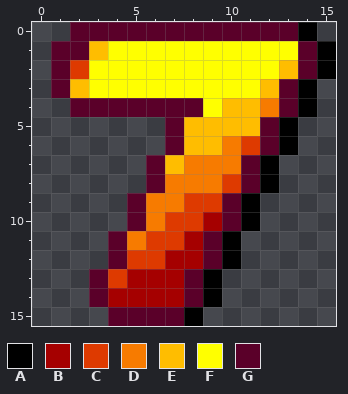
Edited in one commit: pixel-art sprite (textures/segment2/segment2.00E00.custom.rgba16.png). The picture above was drawn from the file before the commit.
The file is 16x16 pixels.
Palette (. is transparent): A #000000  B #a50000  C #de3a00  D #f77b00  E #ffbd00  F #ffff00  G #5a0029
Pixels before, first column x 1:
 0 .GGGGGGGGGGGGA.
 1 GGEFFFFFFFFFFGA
 2 GCFFFFFFFFFFEGA
 3 GEFFFFFFFFFEGA.
 4 .GGGGGGGFEEDGA.
 5 ......GEEEEGA..
 6 ......GEEDCGA..
 7 .....GEDDDGA...
 8 .....GDDDCGA...
 9 ....GDDCCGA....
10 ....GDCCBGA....
11 ...GDCCBGA.....
12 ...GCCBBGA.....
13 ..GCBBBGA......
14 ..GBBBBGA......
15 ...GGGGA.......
Once edited:
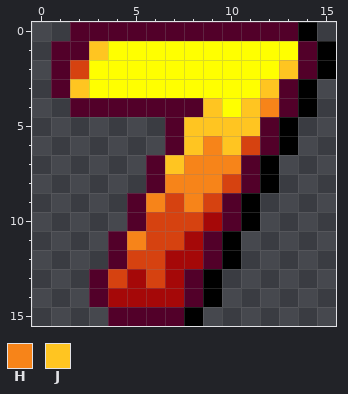
Colours new in this view: H #f78419  J #ffc521
Commit message: hud font update
Changes in this commit:
{"colour":"B","old":"#a50000","new":"#a50808"}
{"colour":"C","old":"#de3a00","new":"#d64210"}
{"colour":"G","old":"#5a0029","new":"#520029"}
{"y":1,"x":3,"old":"E","new":"J"}
{"y":2,"x":13,"old":"E","new":"J"}
{"y":3,"x":2,"old":"E","new":"J"}
{"y":3,"x":12,"old":"E","new":"J"}
{"y":4,"x":9,"old":"FEED","new":"JFJH"}
{"y":5,"x":8,"old":"EEEE","new":"JJJJ"}
{"y":6,"x":8,"old":"EED","new":"JHJ"}
{"y":7,"x":7,"old":"EDDD","new":"JHHH"}
{"y":8,"x":7,"old":"DDD","new":"HHH"}
{"y":9,"x":6,"old":"DDC","new":"HCH"}
{"y":10,"x":6,"old":"D","new":"C"}
{"y":11,"x":5,"old":"D","new":"H"}
{"y":13,"x":6,"old":"B","new":"C"}
{"label":"changed","picture_box":[51,22,317,326]}
